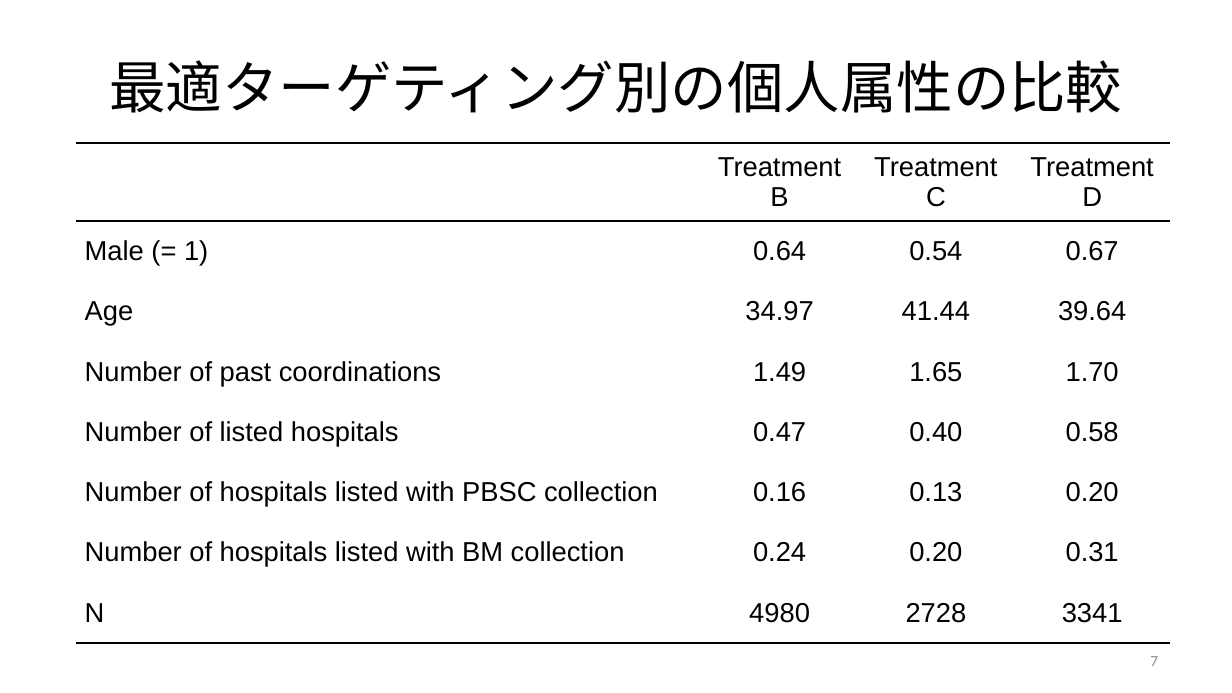
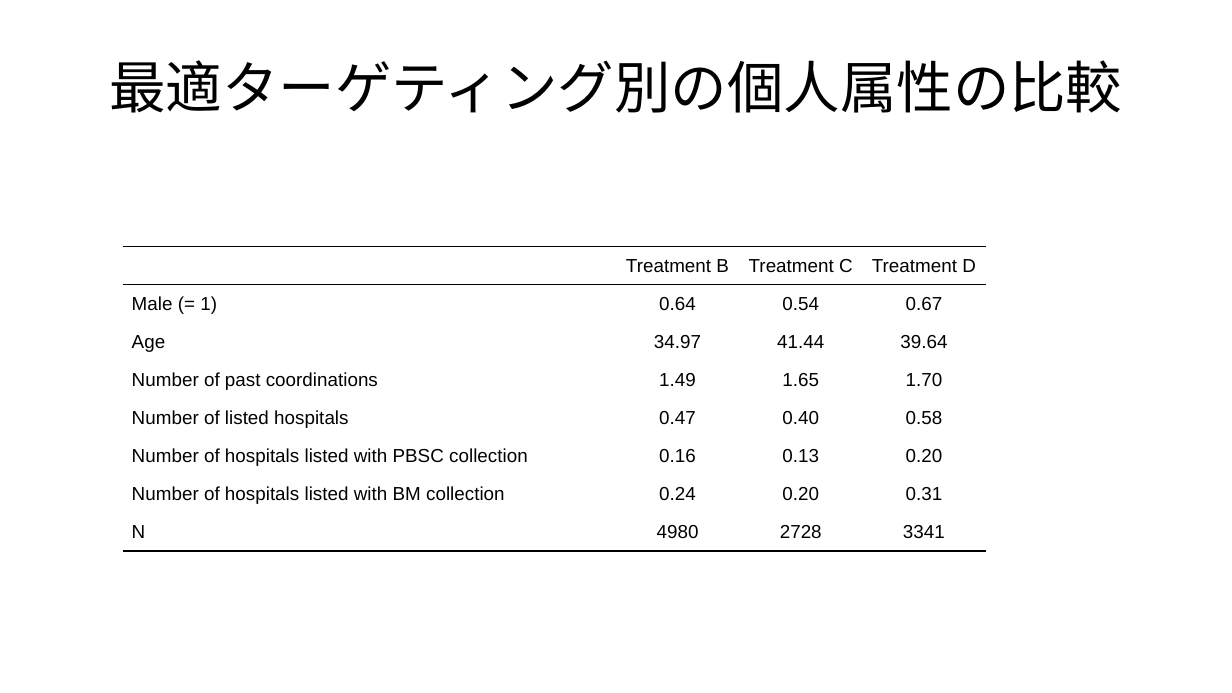
Before and after one commit to JMDP-behavioral-economics/RCT-Nudge, a slide deck: slide 4 of targeting.pptx (slide 7 before the commit). Drawn at 1232x693 pixels with LibreOffice and Linux fonts; fonts in the diff are those of the drawing. Boxes give left, top, right and bottom in pixels: in the first picture for what was removed or moved away, otherwise in the second. Text is boxed around its words. In the diff, an @@ line names an element or a change of style, - is before the commit and + after.

```diff
--- a/targeting.pptx
+++ b/targeting.pptx
@@ table at (123, 246, 986, 693) @@
@@ size 16 to 11 pt @@
@@ borders changed @@
@@ table: place and size @@
-table at (76, 143, 1172, 648)
+table at (123, 246, 986, 693)
@@ page number removed at (1150, 656, 1158, 666) @@
-7
```
Also in this commit, not shown: 3 other slides changed, 1 slide added, 3 slides removed, 3 other files.
